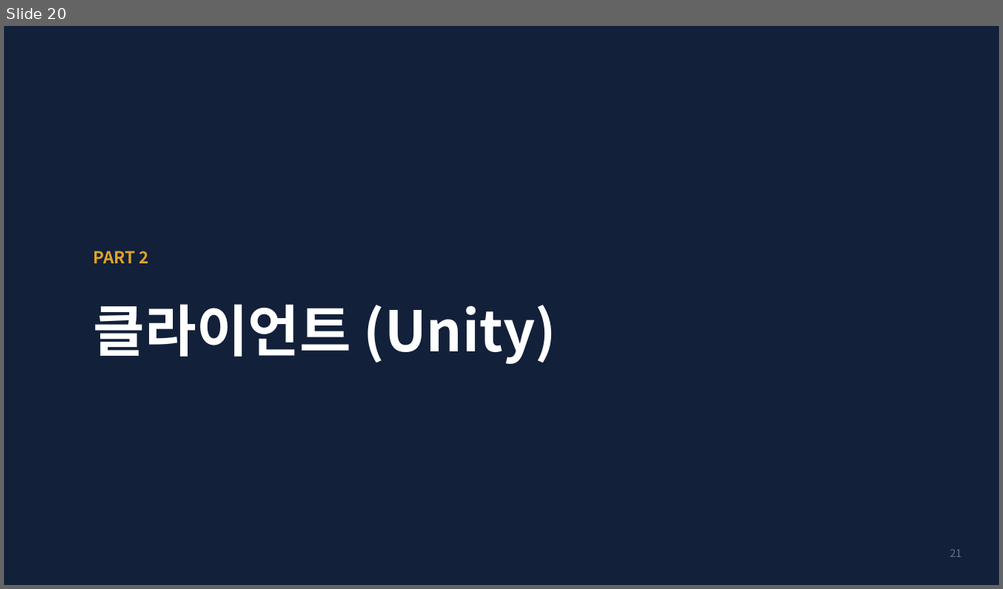
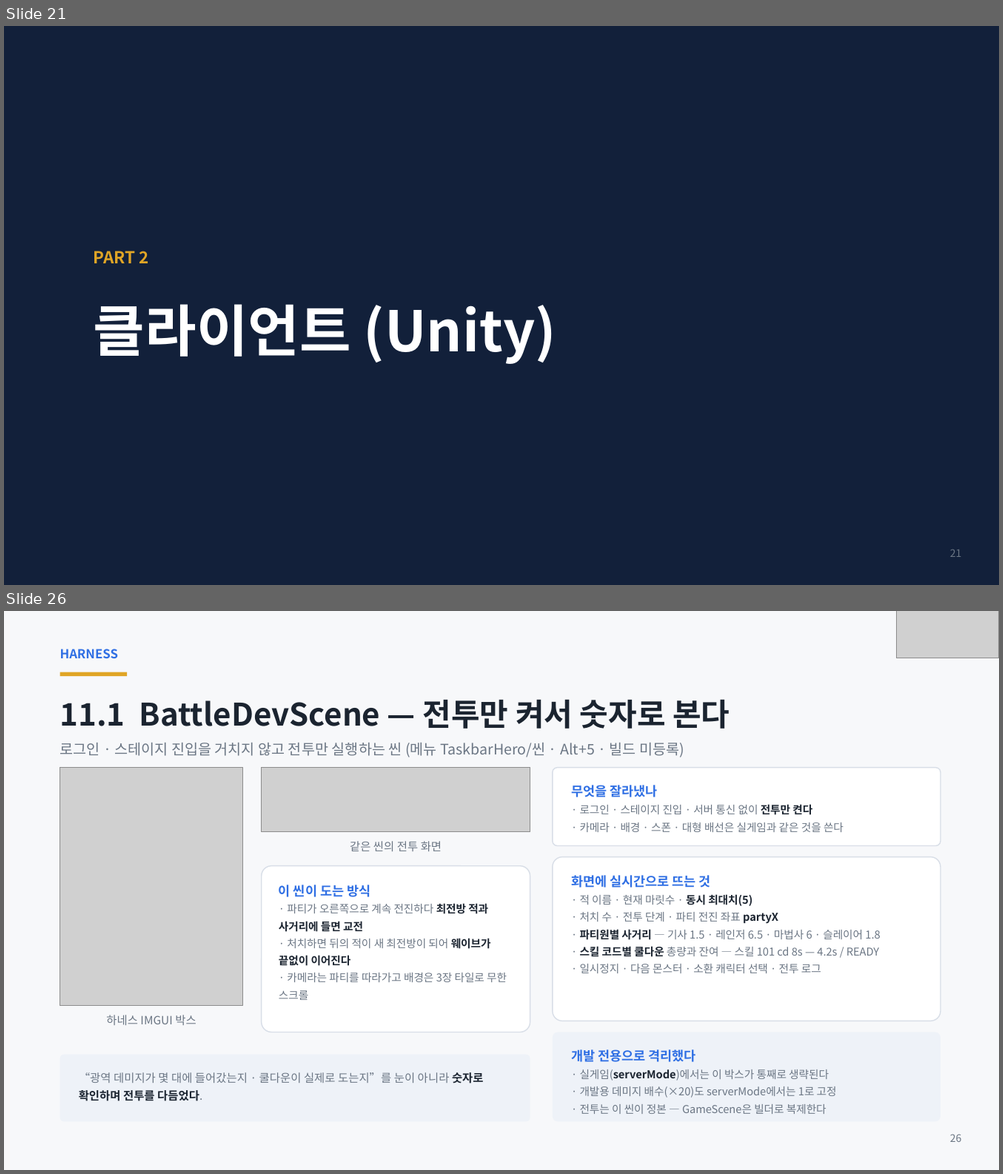
Before and after one commit to ks-wook/com2us-taskbar-hero, a slide deck: docs/com2us-taskbar-hero-발표자료.pptx. Shown one above the other, each under a label of ours: slide 20 before the commit, slides 21 and 26 after it; the slides between them are not shown. The pictures are 1003x589 and 1003x1174 pixels, drawn with LibreOffice and Linux fonts; fonts in the diff are those of the drawing; grey boxes stand for pictures. Boxes give left, top, right and bottom in pixels: in the first picture for what was removed or moved away, otherwise in the second. Text is boxed around its words. In the diff, an @@ line names an element or a change of style, - is before the commit and + after.

```diff
--- a/docs/com2us-taskbar-hero-발표자료.pptx
+++ b/docs/com2us-taskbar-hero-발표자료.pptx
@@ slide 26 added at [4, 611, 999, 1170], background #FFFFFF @@
@@ rectangle added at [4, 611, 999, 1170], fill #F7F8FA @@
@@ picture added at [896, 611, 999, 658] @@
@@ text added at [60, 649, 118, 658], 12 pt, text #2F6FE4, bold @@
+HARNESS
@@ rectangle added at [60, 672, 127, 677], fill #E0A526 @@
@@ text added at [60, 699, 729, 729], 30 pt, text #1B2430, bold @@
+11.1 BattleDevScene — 전투만 켜서 숫자로 본다
@@ text added at [60, 743, 684, 758], 14 pt, text #6B7684 @@
+로그인 · 스테이지 진입을 거치지 않고 전투만 실행하는 씬 (메뉴 TaskbarHero/씬 · Alt+5 · 빌드 미등록)
@@ picture added at [60, 768, 243, 1005] @@
@@ picture added at [262, 768, 530, 832] @@
@@ rounded rectangle added at [552, 768, 940, 846], fill #FFFFFF, outline #D8DEE7 1 pt @@
@@ text added at [571, 785, 843, 832], 10.5 pt, text #6B7684 @@
+무엇을 잘라냈나
+· 로그인 · 스테이지 진입 · 서버 통신 없이 전투만 켠다
+· 카메라 · 배경 · 스폰 · 대형 배선은 실게임과 같은 것을 쓴다
@@ text added at [350, 841, 441, 851], 11 pt, text #6B7684 @@
+같은 씬의 전투 화면
@@ rounded rectangle added at [262, 866, 530, 1033], fill #FFFFFF, outline #D8DEE7 1 pt @@
@@ rounded rectangle added at [552, 857, 940, 1022], fill #FFFFFF, outline #D8DEE7 1 pt @@
@@ text added at [571, 875, 879, 974], 10.5 pt, text #6B7684 @@
+화면에 실시간으로 뜨는 것
+· 적 이름 · 현재 마릿수 · 동시 최대치(5)
+· 처치 수 · 전투 단계 · 파티 전진 좌표 partyX
+· 파티원별 사거리 — 기사 1.5 · 레인저 6.5 · 마법사 6 · 슬레이어 1.8
+· 스킬 코드별 쿨다운 총량과 잔여 — 스킬 101 cd 8s — 4.2s / READY
+· 일시정지 · 다음 몬스터 · 소환 캐릭터 선택 · 전투 로그
@@ text added at [279, 885, 506, 1000], 10.5 pt, text #6B7684 @@
+이 씬이 도는 방식
+· 파티가 오른쪽으로 계속 전진하다 최전방 적과 사거리에 들면 교전
+· 처치하면 뒤의 적이 새 최전방이 되어 웨이브가 끝없이 이어진다
+· 카메라는 파티를 따라가고 배경은 3장 타일로 무한 스크롤
@@ text added at [106, 1015, 196, 1025], 11 pt, text #6B7684 @@
+하네스 IMGUI 박스
@@ rounded rectangle added at [552, 1033, 940, 1122], fill #EEF2F8 @@
@@ text added at [571, 1050, 836, 1114], 10.5 pt, text #6B7684 @@
+개발 전용으로 격리했다
+· 실게임(serverMode)에서는 이 박스가 통째로 생략된다
+· 개발용 데미지 배수(×20)도 serverMode에서는 1로 고정
+· 전투는 이 씬이 정본 — GameScene은 빌더로 복제한다
@@ rounded rectangle added at [60, 1055, 530, 1122], fill #EEF2F8 @@
@@ text added at [79, 1073, 484, 1102], 11 pt, text #6B7684 @@
+“광역 데미지가 몇 대에 들어갔는지 · 쿨다운이 실제로 도는지”를 눈이 아니라 숫자로 확인하며 전투를 다듬었다.
@@ text added at [950, 1134, 962, 1142], 10 pt, text #6B7684 @@
+26
@@ what was slide 20 is now slide 21 @@
```
Also in this commit, not shown: 10 slides changed, 6 other slides added.
